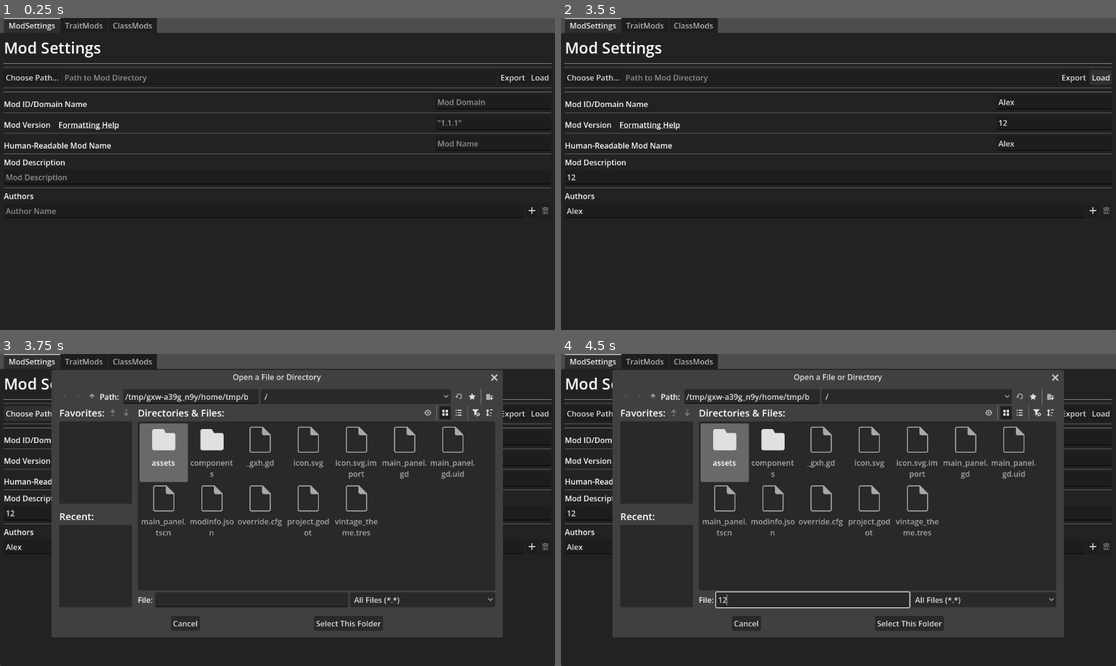
Above: before the commit, frames 1-4 (two rows, left to right).
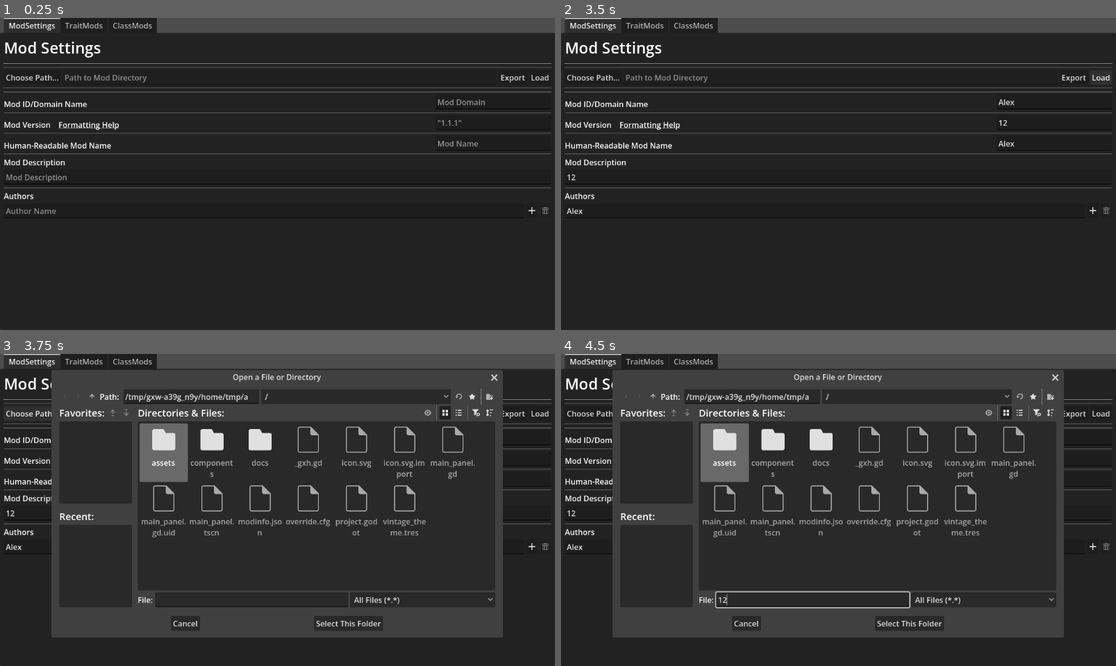
Above: after the commit, the same moments.

Repository: Elemnir/vintage-wrench
Game: Godot game, scene res://main_panel.tscn
The game is run twice, just before and just after one commit, with the same random seed, the same clock (stepped at 60 frames per second) and the same inputs. The project has no main scene, so this scene is started directly.
Inputs (mouse positions are in pixels of both pictures, inside the frame that each line leads up to):
- Up to frame 1 (0.25 s): no input
- Up to frame 2 (3.5 s): click (1054, 102) at 0.52 s; type "Alex" at 0.6 s; click (1054, 124) at 0.75 s; type "12" at 0.83 s; click (1054, 142) at 0.98 s; type "Alex" at 1.07 s; click (838, 177) at 1.27 s; type "12" at 1.35 s; click (827, 211) at 1.5 s; type "Alex" at 1.58 s; click "Export" at 2 s; click "Load" at 2.75 s
- Up to frame 3 (3.75 s): click "Choose Path..." at 3.5 s
- Up to frame 4 (4.5 s): click (810, 600) at 4.27 s; type "12" at 4.35 s

Frames 1-2 are identical in both runs. In frame 3, 1.4% of the frame differs, in the area x 27-84%, y 12-59%; in frame 4, 1.4%.

Commit message:
Exports and a weird docs thing

Diff:
--- /dev/null
+++ b/assets/Help.svg
@@ -0,0 +1 @@
+<svg xmlns="http://www.w3.org/2000/svg" width="16" height="16"><path fill="#e0e0e0" d="M8 2C6 .7 4 .7 2 2v7c2-1.3 4-1.3 6 0 2-1.3 4-1.3 6 0V2C12 .7 10.2.9 9 1.5V6H8zm-8 8v6h2a3 3 0 0 0 0-6zm5 3a3 3 0 0 0 6 0 3 3 0 0 0-6 0zm9 3h1v-2h-1a1 1 0 0 1 0-2h1v-2h-1a3 3 0 0 0 0 6zM2 12a1 1 0 0 1 0 2zm6 0a1 1 0 0 1 0 2 1 1 0 0 1 0-2z"/></svg>
--- /dev/null
+++ b/components/trait_editor.tscn
@@ -0,0 +1,8 @@
+[gd_scene format=3 uid="uid://7kqbsumtv4jo"]
+
+[node name="TraitEditor" type="PanelContainer" unique_id=1422194267]
+anchors_preset = 15
+anchor_right = 1.0
+anchor_bottom = 1.0
+grow_horizontal = 2
+grow_vertical = 2
--- /dev/null
+++ b/docs/docroot.gd
@@ -0,0 +1,11 @@
+@icon("res://assets/Help.svg")
+@abstract class_name DocsRoot
+extends Object
+
+## Making a wiki for bastards.
+##
+## Just subclass this and then write a docstring. After that you can open it in
+## "Search Help" to see it rendered. Yes, it's kinda jank, its also free and
+## keeps me from having to take notes in something that isn't Godot.
+##
+## Links should work to other pages [FooBar].
--- a/main_panel.gd
+++ b/main_panel.gd
@@ -5,6 +5,8 @@
 
 @onready var author_section = %AuthorSection
 @onready var author_lines: Array[AuthorLine] = [%DefaultAuthorLine]
+@onready var file_path_disp = %FilePathDisplay
+
 
 func _ready():
 	%DefaultAuthorLine.add_pressed.connect(_on_author_add)
@@ -12,6 +14,33 @@
 
 
 func export():
+	var domain = $%DomainNameInput.text
+	var path = "assets/%s/config" % domain
+	var wd = DirAccess.open(file_path_disp.text)
+	FileAccess.open(
+		wd.get_current_dir() + '/' + MODINFO_NAME, FileAccess.WRITE
+	).store_string(get_mod_info_json())
+	if not wd.dir_exists(path):
+		wd.make_dir_recursive(path)
+	FileAccess.open(
+		wd.get_current_dir() + '/' + path + "/characterclasses.json", FileAccess.WRITE
+	).store_string(get_char_classes_json())
+	FileAccess.open(
+		wd.get_current_dir() + '/' + path + "/traits.json", FileAccess.WRITE
+	).store_string(get_char_traits_json())
+
+func import():
+	pass
+
+
+func get_author_data() -> Array[String]:
+	var rval: Array[String] = []
+	for line in author_lines:
+		rval.append(line.get_author_name())
+	return rval
+
+
+func get_mod_info_json() -> String:
 	var modinfo_data = {
 		"type": "content",
 		"modid": %DomainNameInput.text,
@@ -20,19 +49,18 @@
 		"description": %DescriptionInput.text,
 		"version": %VersionInput.text,
 	}
-	FileAccess.open(
-		%FilePathDisplay.text + MODINFO_NAME, FileAccess.WRITE
-	).store_string(JSON.stringify(modinfo_data, "  "))
+	return JSON.stringify(modinfo_data)
 
 
-func import():
-	pass
+func get_char_classes_json() -> String:
+	var char_classes = []
+	return JSON.stringify(char_classes)
 
-func get_author_data() -> Array[String]:
-	var rval: Array[String] = []
-	for line in author_lines:
-		rval.append(line.get_author_name())
-	return rval
+
+func get_char_traits_json() -> String:
+	var char_traits = []
+	return JSON.stringify(char_traits)
+
 
 #region Signal Callbacks
 func _on_author_add():
Not shown, added: assets/Help.svg.import
Not shown, added: docs/docroot.gd.uid
